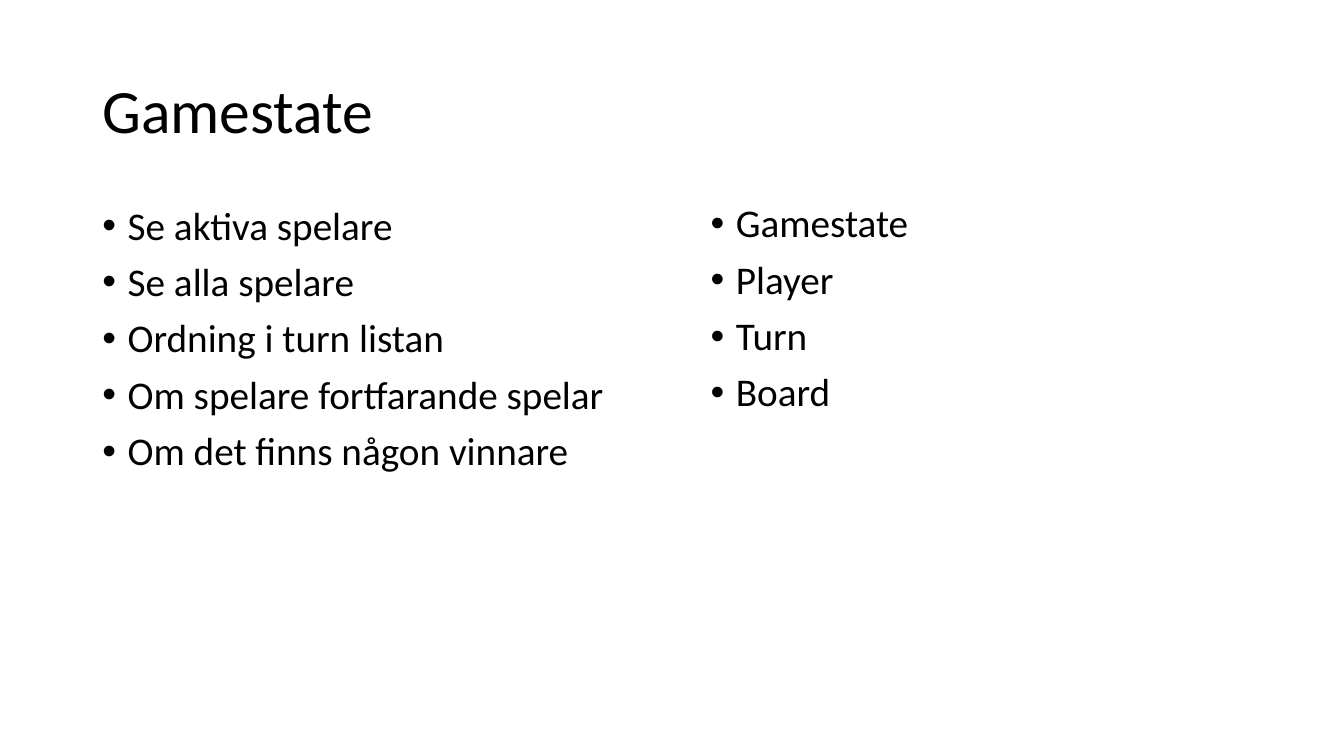
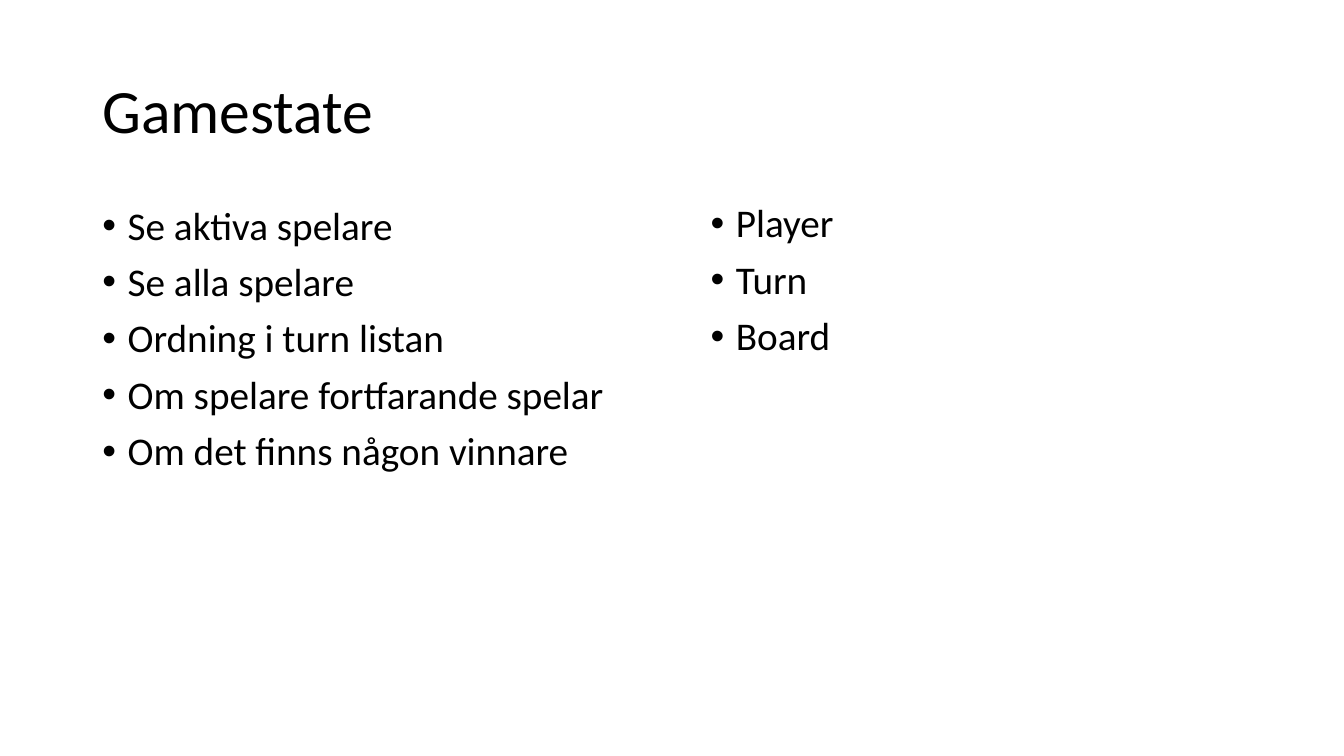
Before and after one commit to PGVSNH20/ludo-game-ludo5, a slide deck: slide 2 of Documentation/crc Ludo5.pptx. Drawn at 1344x756 pixels with LibreOffice and Linux fonts; fonts in the diff are those of the drawing. Boxes give left, top, right and bottom in pixels: in the first picture for what was removed or moved away, otherwise in the second. Text is boxed around its words. In the diff, an @@ line names an element or a change of style, - is before the commit and + after.

```diff
--- a/Documentation/crc Ludo5.pptx
+++ b/Documentation/crc Ludo5.pptx
@@ text at bbox=[736, 211, 908, 238]: paragraph removed @@
-• Gamestate
```
Also in this commit, not shown: 1 other slide changed.
